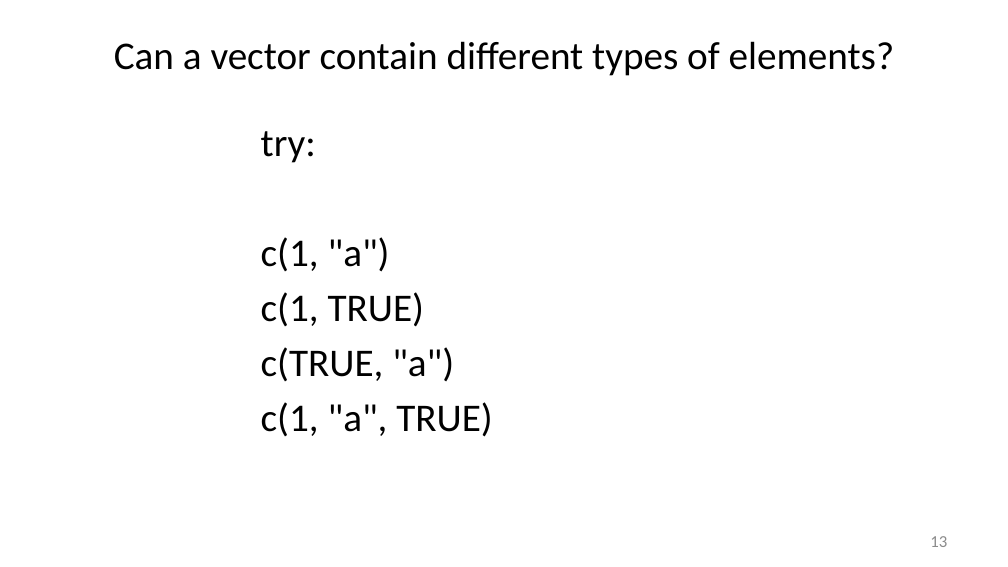
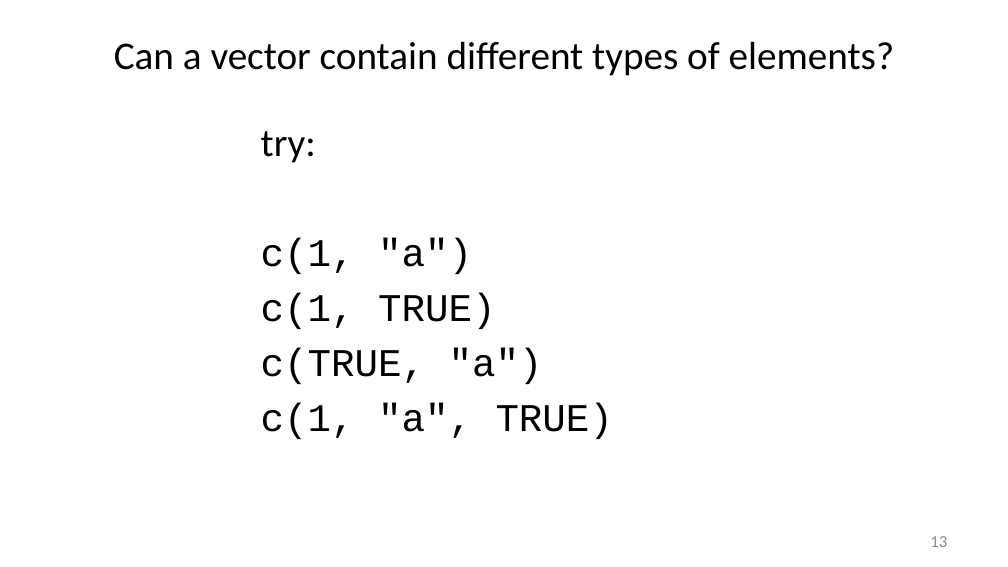
Before and after one commit to liu3zhenlab/teaching, a slide deck: slide 13 of PLPTH813Bioinformatis/2025/2_lab/lab07_R.pptx. Drawn at 1008x567 pixels with LibreOffice and Linux fonts; fonts in the diff are those of the drawing. Boxes give left, top, right and bottom in pixels: in the first picture for what was removed or moved away, otherwise in the second. Text is boxed around its words. In the diff, an @@ line names an element or a change of style, - is before the commit and + after.

```diff
--- a/PLPTH813Bioinformatis/2025/2_lab/lab07_R.pptx
+++ b/PLPTH813Bioinformatis/2025/2_lab/lab07_R.pptx
@@ text at [261, 238, 613, 439]: font Calibri to Courier New @@
```
Also in this commit, not shown: 26 other slides changed, 2 other files.
